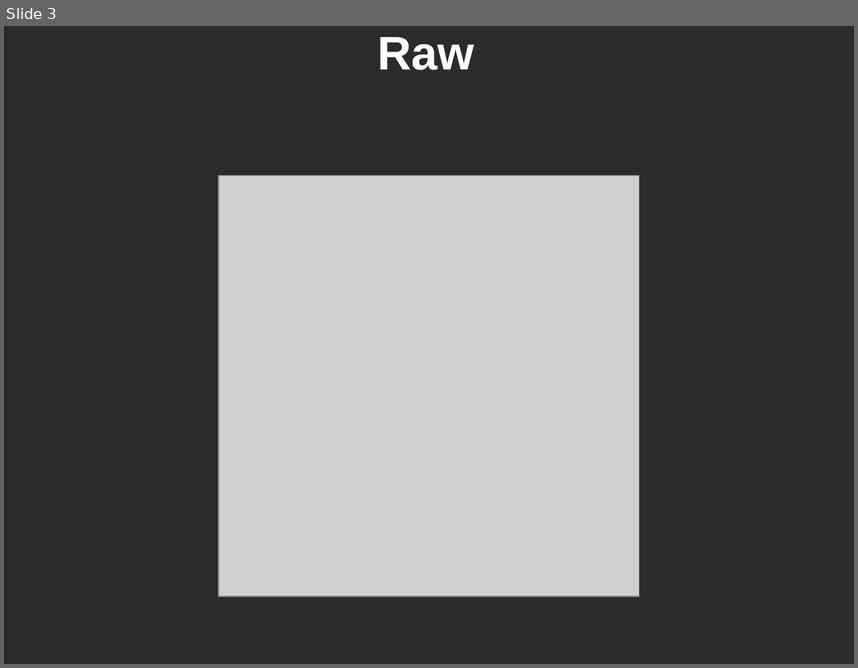
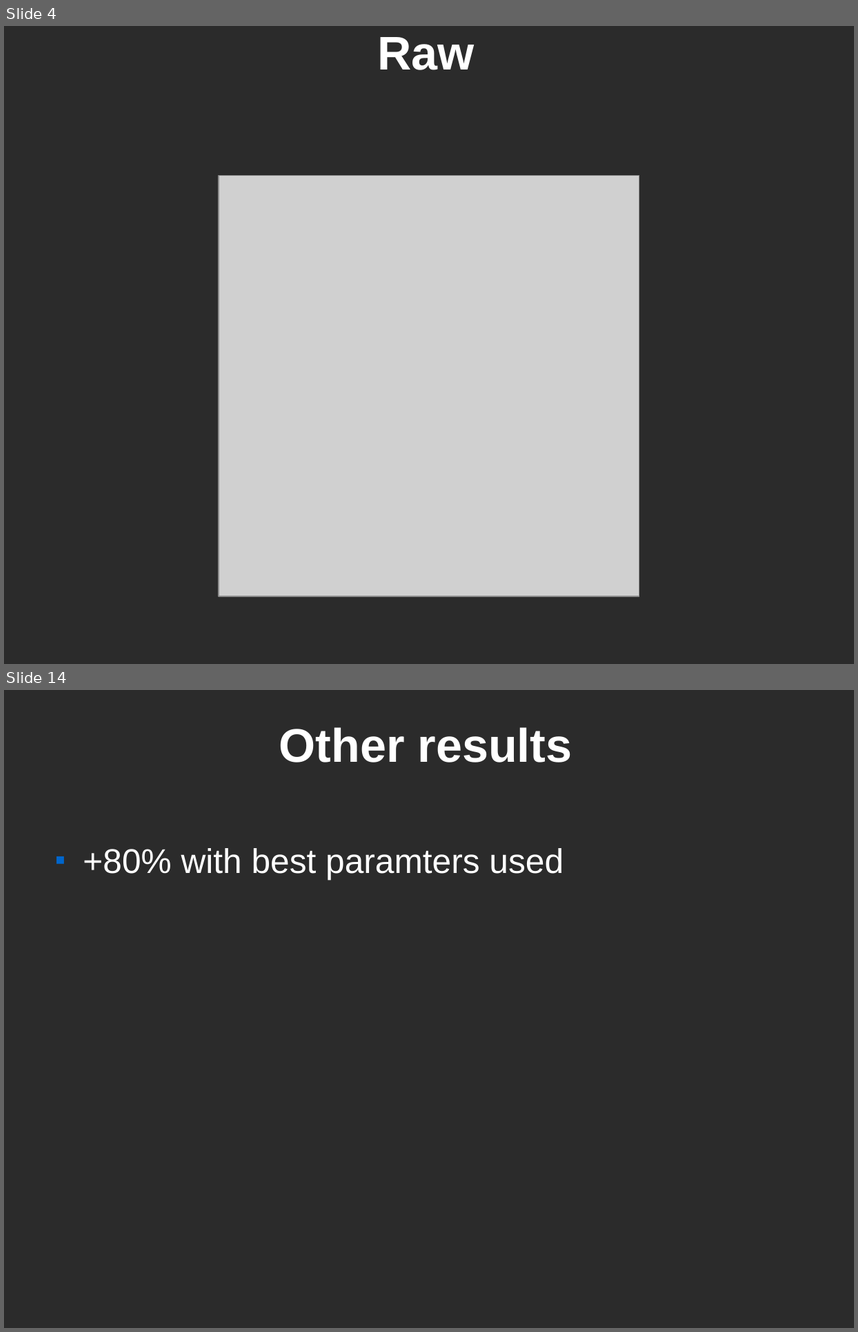
Before and after one commit to Tarrasch/AlphaBiscuit, a slide deck: presentation/biscuits.odp. Shown one above the other, each under a label of ours: slide 3 before the commit, slides 4 and 14 after it; the slides between them are not shown. The pictures are 858x668 and 858x1332 pixels, drawn with LibreOffice and Linux fonts; fonts in the diff are those of the drawing; grey boxes stand for pictures; background and template pictures are left out; a plain dark background stands for a picture behind light text. Boxes give left, top, right and bottom in pixels: in the first picture for what was removed or moved away, otherwise in the second. Text is boxed around its words. In the diff, an @@ line names an element or a change of style, - is before the commit and + after.

```diff
--- a/presentation/biscuits.odp
+++ b/presentation/biscuits.odp
@@ slide 14 added at (4, 690, 854, 1328), background picture (left out) @@
@@ title added at (279, 727, 573, 762), 44 pt, text #FFFFFF, bold @@
+Other results
@@ text added at (83, 848, 564, 880), 32 pt, text #FFFFFF @@
+■ +80% with best paramters used
@@ what was slide 3 is now slide 4 @@
```
Also in this commit, not shown: 2 slides changed, 10 other slides added, 2 other files.
